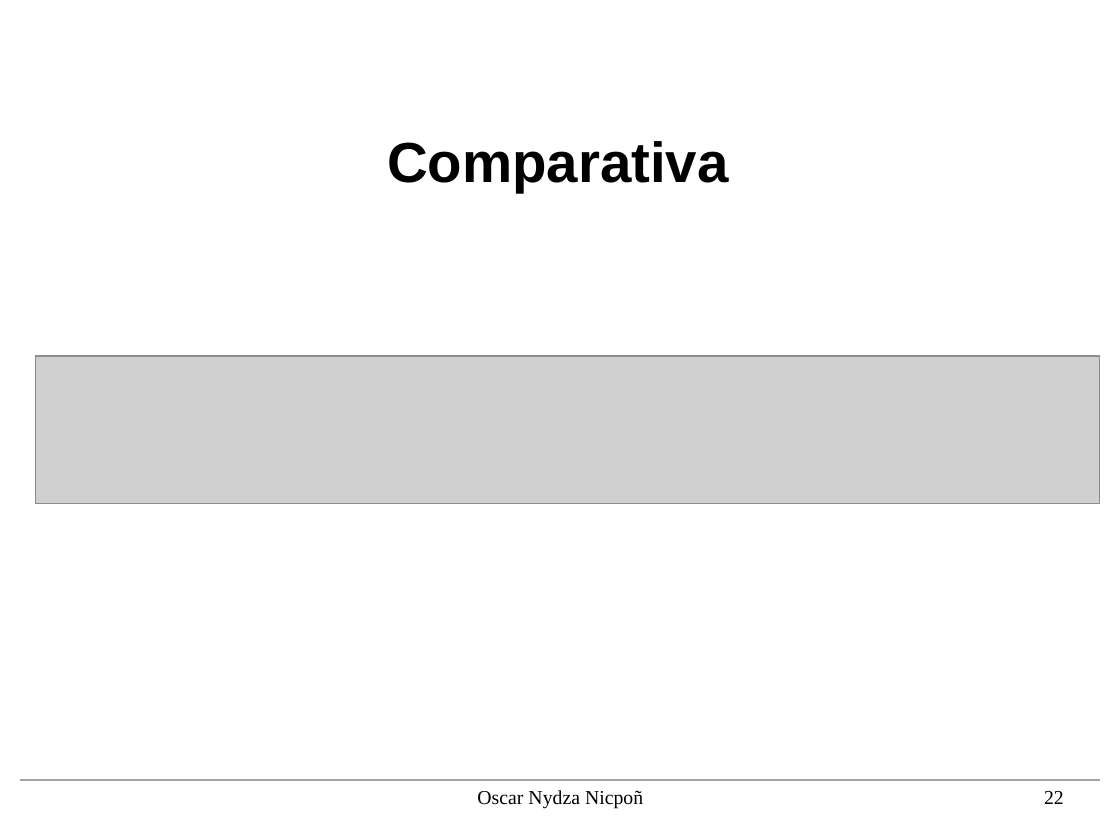
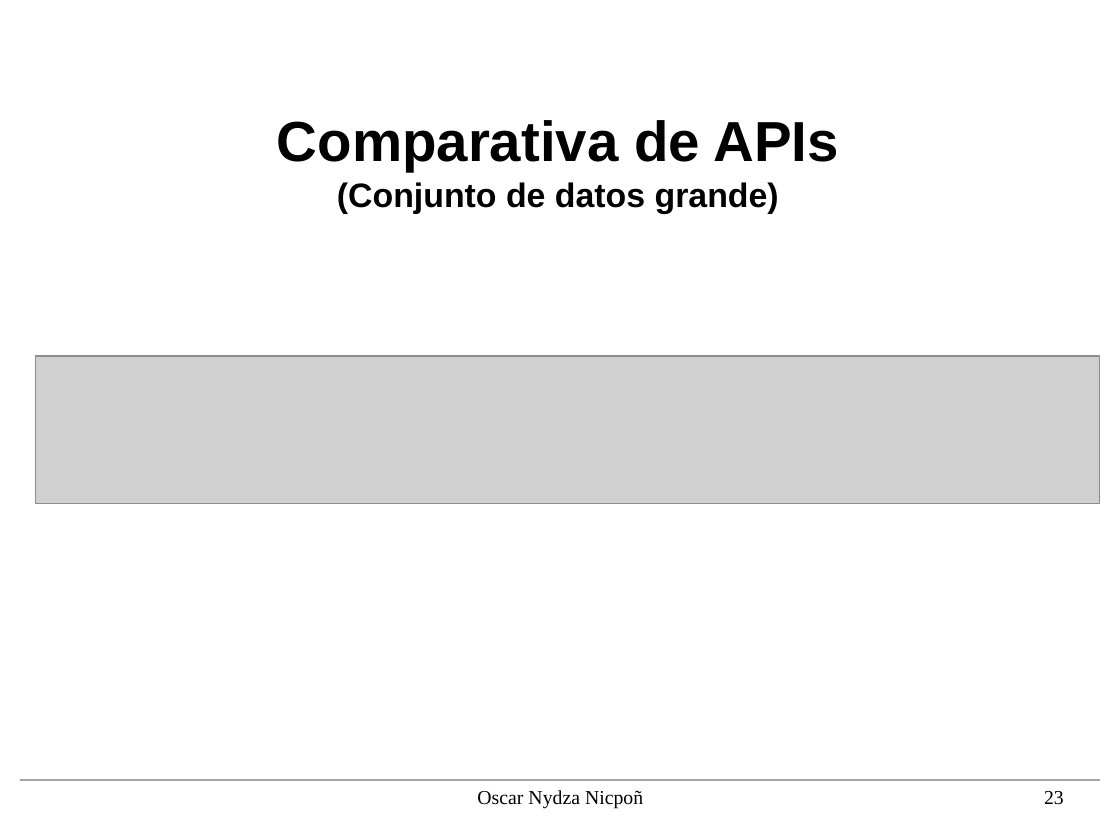
Before and after one commit to nipsn/Spark-TFG, a slide deck: slide 23 of presentacion/diapos.odp (slide 22 before the commit). Drawn at 1120x840 pixels with LibreOffice and Linux fonts; fonts in the diff are those of the drawing; grey boxes stand for pictures; background and template pictures are left out. Boxes give left, top, right and bottom in pixels: in the first picture for what was removed or moved away, otherwise in the second. Text is boxed around its words. In the diff, an @@ line names an element or a change of style, - is before the commit and + after.

```diff
--- a/presentacion/diapos.odp
+++ b/presentacion/diapos.odp
@@ title at (x1=277, y1=120, x2=838, y2=213): text changed; size 40 to 24 pt @@
-Comparativa
+Comparativa de APIs
+(Conjunto de datos grande)
@@ page number at (x1=1044, y1=791, x2=1064, y2=805): text changed @@
-22
+23
```
Also in this commit, not shown: 18 other slides changed, 5 slides removed, 1 other file.
